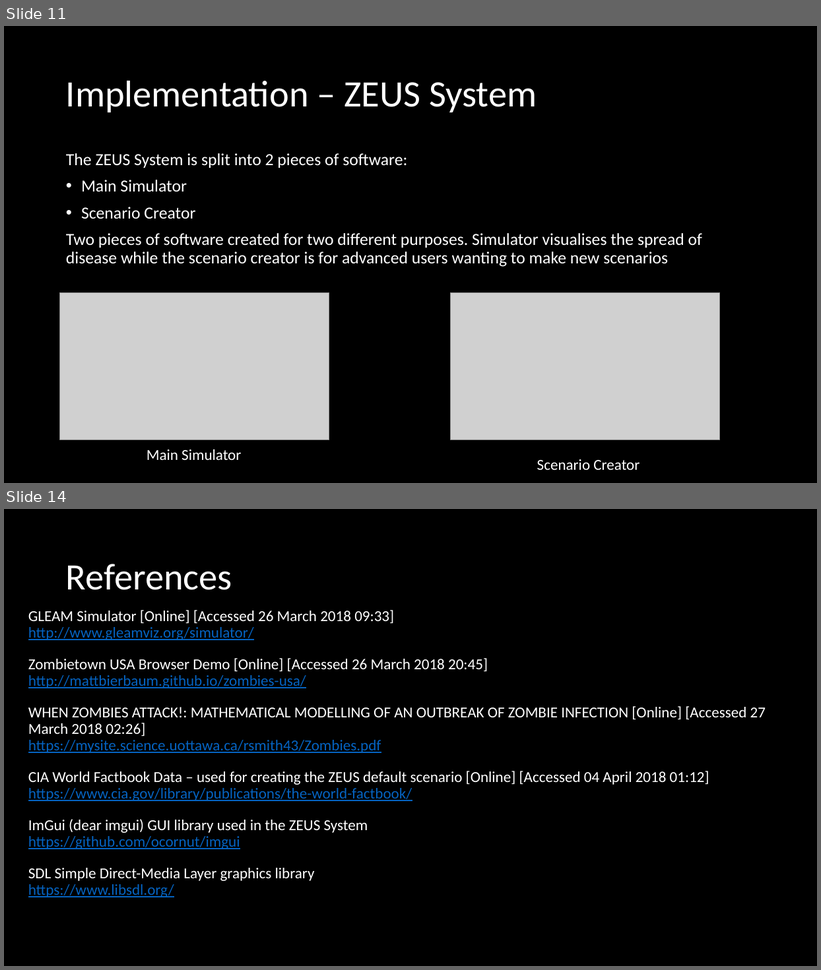
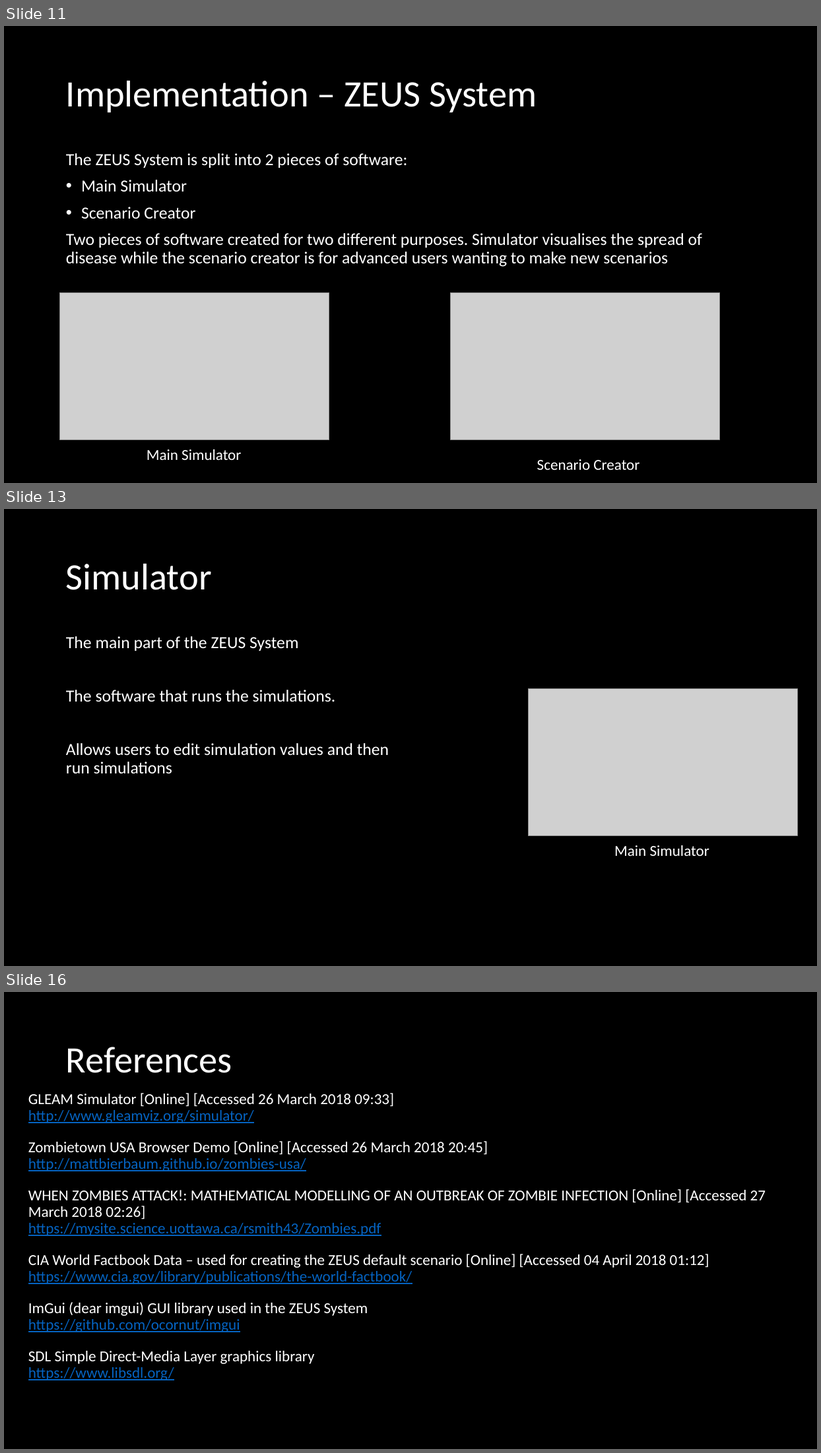
Before and after one commit to Czar-Ec/ZEUS, a slide deck: Documentation/ZEUS Presentation.pptx. Shown one above the other, each under a label of ours: slides 11 and 14 before the commit, slides 11, 13 and 16 after it; the slides between them are not shown. The pictures are 821x970 and 821x1453 pixels, drawn with LibreOffice and Linux fonts; fonts in the diff are those of the drawing; grey boxes stand for pictures; background and template pictures are left out. Boxes give left, top, right and bottom in pixels: in the first picture for what was removed or moved away, otherwise in the second. Text is boxed around its words. In the diff, an @@ line names an element or a change of style, - is before the commit and + after.

```diff
--- a/Documentation/ZEUS Presentation.pptx
+++ b/Documentation/ZEUS Presentation.pptx
@@ slide 13 added at (4, 509, 817, 966), background #000000 @@
@@ title added at (66, 563, 212, 590), 44 pt, text #FFFFFF @@
+Simulator
@@ text added at (66, 636, 389, 774), 20 pt, text #FFFFFF @@
+The main part of the ZEUS System
+The software that runs the simulations.
+Allows users to edit simulation values and then run simulations
@@ picture added at (528, 689, 797, 836) @@
@@ text added at (614, 846, 710, 856), 18 pt, text #FFFFFF @@
+Main Simulator
@@ what was slide 14 is now slide 16 @@
```
Also in this commit, not shown: 1 slide changed, 2 other slides added, 1 slide removed, 1 other file.
